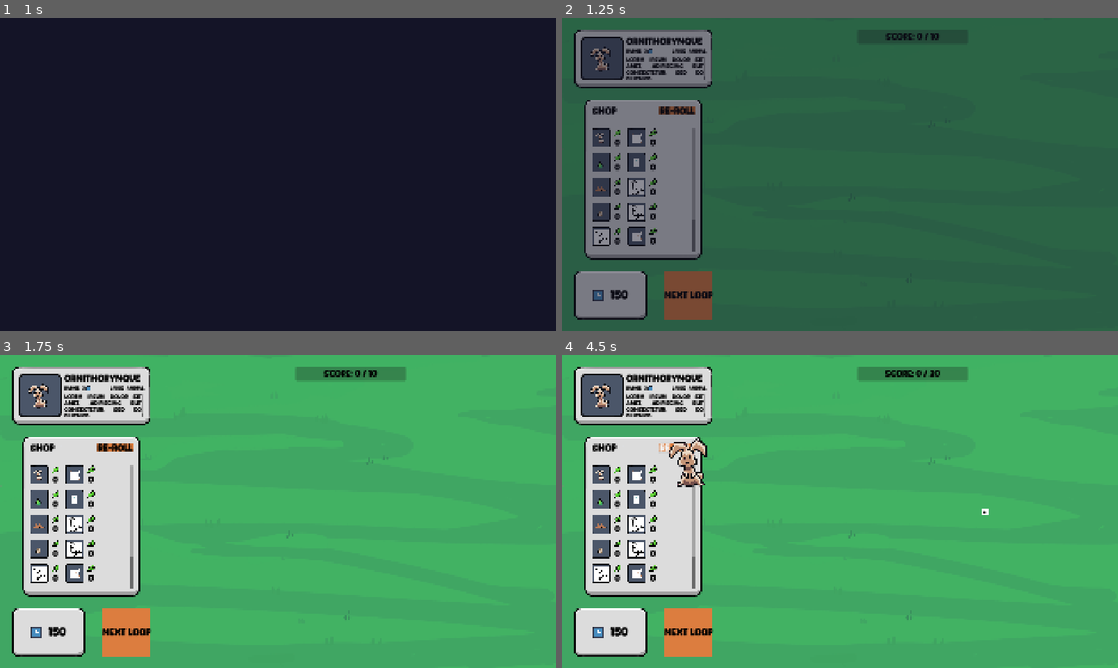
Above: before the commit, frames 1-4 (two rows, left to right).
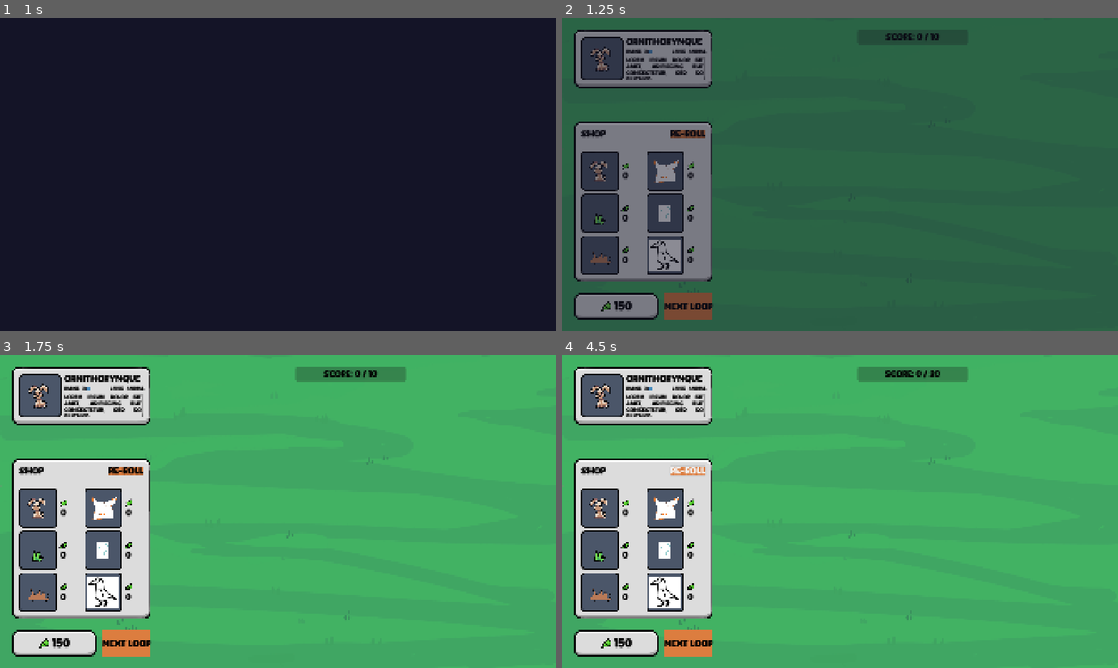
Above: after the commit, the same moments.

Repository: elliotfontaine/gmtk-2025-submission
Game: Godot game, scene res://scenes/main_menu.tscn
The game is run twice, just before and just after one commit, with the same random seed, the same clock (stepped at 60 frames per second) and the same inputs. The engine's default icon, where the game draws it, is replaced by a stand-in: a white triangle on a blue panel in a dark square.
Inputs (mouse positions are in pixels of both pictures, inside the frame that each line leads up to):
- Up to frame 1 (1 s): click "play." at 0.5 s
- Up to frame 2 (1.25 s): no input
- Up to frame 3 (1.75 s): click "Next Loop" at 1.25 s
- Up to frame 4 (4.5 s): click "Next Loop" at 2 s; click "RE-ROLL" at 2.75 s; click (606, 473) at 3.52 s; click "RE-ROLL" at 4.25 s

Frame 1 is identical in both runs. In frame 2, 12% of the frame differs, in the area x 2-27%, y 3-97%; in frame 3, 13%; in frame 4, 13%, in the area x 2-77%, y 3-97%.

Commit message:
feat: improve the grid display in the shop

Diff:
--- a/resources/ui/theme_default.tres
+++ b/resources/ui/theme_default.tres
@@ -8,6 +8,13 @@
 [sub_resource type="StyleBoxFlat" id="StyleBoxFlat_43q72"]
 bg_color = Color(0.861587, 0.490645, 0.248214, 1)
 
+[sub_resource type="StyleBoxLine" id="StyleBoxLine_g5ddp"]
+thickness = 3
+
+[sub_resource type="StyleBoxLine" id="StyleBoxLine_y52cd"]
+thickness = 2
+vertical = true
+
 [resource]
 Button/styles/hover = SubResource("StyleBoxFlat_8yr7r")
 Button/styles/normal = SubResource("StyleBoxFlat_43q72")
@@ -16,6 +23,7 @@
 GridContainer/constants/h_separation = 20
 GridContainer/constants/v_separation = 20
 HBoxContainer/constants/separation = 20
+HSeparator/styles/separator = SubResource("StyleBoxLine_g5ddp")
 MarginContainer/constants/margin_bottom = 40
 MarginContainer/constants/margin_left = 40
 MarginContainer/constants/margin_right = 40
@@ -28,3 +36,4 @@
 RichTextLabel/font_sizes/mono_font_size = 32
 RichTextLabel/font_sizes/normal_font_size = 32
 VBoxContainer/constants/separation = 20
+VSeparator/styles/separator = SubResource("StyleBoxLine_y52cd")
--- a/scenes/ui/shop_item.tscn
+++ b/scenes/ui/shop_item.tscn
@@ -7,14 +7,17 @@
 [sub_resource type="StyleBoxEmpty" id="StyleBoxEmpty_124sy"]
 
 [node name="ShopItem" type="PanelContainer"]
+custom_minimum_size = Vector2(0, 128)
 offset_right = 168.0
 offset_bottom = 128.0
+size_flags_horizontal = 3
+size_flags_vertical = 3
 theme_override_styles/panel = SubResource("StyleBoxEmpty_124sy")
 script = ExtResource("1_124sy")
 
 [node name="HBoxContainer" type="HBoxContainer" parent="."]
 layout_mode = 2
-theme_override_constants/separation = 10
+theme_override_constants/separation = 7
 
 [node name="CreatureBackground" type="TextureRect" parent="HBoxContainer"]
 layout_mode = 2
@@ -59,5 +62,6 @@
 unique_name_in_owner = true
 layout_mode = 2
 mouse_filter = 1
+mouse_default_cursor_shape = 2
 
 [connection signal="pressed" from="TextureButton" to="." method="_on_texture_button_pressed"]
--- a/scenes/ui/shop_panel.gd
+++ b/scenes/ui/shop_panel.gd
@@ -2,8 +2,10 @@
 
 signal floating_creature_asked(species: SpeciesResource)
 
-# debug for the shop means creative mode: you can add stuff for free
-@export var debug: bool = true
+## Creative for the shop means you can add any registered creature for free
+@export var creative: bool = true
+## Should the creature count stop at the 6 first instead of all registered
+@export var stop_at_six: bool = true
 
 @onready var grid_container := %GridContainer
 @onready var sfx_click: AudioStreamPlayer = %SFX_Click
@@ -11,9 +13,9 @@
 const ITEM_SCENE := preload("res://scenes/ui/shop_item.tscn")
 
 func _ready() -> void:
-	clear()
-	if debug:
-		populate_debug_shop()
+	clear_items()
+	if creative:
+		populate_creative_shop()
 
 func _on_item_hovered(item) -> void:
 	# TODO: show "- Price" after currency count
@@ -31,16 +33,20 @@
 func add_shop_item(shop_item: Control) -> void:
 	grid_container.add_child(shop_item)
 
-func clear() -> void:
+func get_shop_items() -> Array[Node]:
+	return grid_container.get_children()
+
+func clear_items() -> void:
 	print_debug("clear")
 	for item in grid_container.get_children():
 		grid_container.remove_child(item)
 		item.queue_free()
 
-func populate_debug_shop() -> void:
+func populate_creative_shop() -> void:
 	print_debug("populate in debug mode")
-	#var species: Array[SpeciesResource] = CreatureDataManager.all_species
 	for id in Constants.SPECIES.values():
+		if stop_at_six and get_shop_items().size() >= 6:
+			break
 		if id == Constants.SPECIES.NONE:
 			continue
 		var species: SpeciesResource = Constants.get_species_by_id(id)
--- a/scenes/ui/shop_panel.tscn
+++ b/scenes/ui/shop_panel.tscn
@@ -13,7 +13,7 @@
 [sub_resource type="StyleBoxEmpty" id="StyleBoxEmpty_wxg4i"]
 
 [node name="ShopPanel" type="PanelContainer"]
-size_flags_horizontal = 4
+custom_minimum_size = Vector2(480, 0)
 script = ExtResource("1_sblsc")
 
 [node name="SFX_Click" type="AudioStreamPlayer" parent="."]
@@ -45,13 +45,16 @@
 layout_mode = 2
 
 [node name="ScrollContainer" type="ScrollContainer" parent="VBoxContainer"]
-custom_minimum_size = Vector2(356, 426)
+custom_minimum_size = Vector2(430, 426)
 layout_mode = 2
 horizontal_scroll_mode = 0
 
 [node name="GridContainer" type="GridContainer" parent="VBoxContainer/ScrollContainer"]
 unique_name_in_owner = true
 layout_mode = 2
+size_flags_horizontal = 3
+size_flags_vertical = 3
+theme_override_constants/v_separation = 10
 columns = 2
 
 [node name="ShopItem" parent="VBoxContainer/ScrollContainer/GridContainer" instance=ExtResource("1_wxg4i")]
@@ -65,7 +68,7 @@
 [node name="ShopItem3" parent="VBoxContainer/ScrollContainer/GridContainer" instance=ExtResource("1_wxg4i")]
 layout_mode = 2
 species = ExtResource("6_qeixu")
-price = 2
+price = 1
 
 [node name="ShopItem4" parent="VBoxContainer/ScrollContainer/GridContainer" instance=ExtResource("1_wxg4i")]
 layout_mode = 2
@@ -74,6 +77,7 @@
 [node name="ShopItem5" parent="VBoxContainer/ScrollContainer/GridContainer" instance=ExtResource("1_wxg4i")]
 layout_mode = 2
 species = ExtResource("8_udh10")
+price = 1077
 
 [node name="ShopItem6" parent="VBoxContainer/ScrollContainer/GridContainer" instance=ExtResource("1_wxg4i")]
 layout_mode = 2
--- a/scenes/world.tscn
+++ b/scenes/world.tscn
@@ -6,8 +6,8 @@
 [ext_resource type="PackedScene" uid="uid://bbetjgrjbsdi8" path="res://scenes/ui/creature_card_panel.tscn" id="2_tlwt5"]
 [ext_resource type="AudioStream" uid="uid://cbwlovwtan8pm" path="res://assets/audio/sfx/Accept.wav" id="3_4mrxx"]
 [ext_resource type="PackedScene" uid="uid://d288g7tvym65q" path="res://scenes/ui/shop_panel.tscn" id="3_aqk2v"]
-[ext_resource type="Texture2D" uid="uid://bps01wgl8tq26" path="res://assets/godot.svg" id="4_aqk2v"]
 [ext_resource type="AudioStream" uid="uid://lqde4vcgctqf" path="res://assets/audio/music/game.mp3" id="7_i7141"]
+[ext_resource type="Texture2D" uid="uid://t4yejuuqutgx" path="res://assets/sprites/ui/money.png" id="8_4mrxx"]
 
 [sub_resource type="StyleBoxEmpty" id="StyleBoxEmpty_tlwt5"]
 
@@ -58,7 +58,6 @@
 layout_mode = 2
 
 [node name="NegativeSpace" type="Panel" parent="UI/MarginContainer/HBoxContainer/LeftSideUI"]
-visible = false
 layout_mode = 2
 size_flags_vertical = 3
 size_flags_stretch_ratio = 10.0
@@ -72,30 +71,23 @@
 
 [node name="CurrencyContainer" type="PanelContainer" parent="UI/MarginContainer/HBoxContainer/LeftSideUI/VBoxContainer"]
 layout_mode = 2
+size_flags_horizontal = 3
 
-[node name="MarginContainer" type="MarginContainer" parent="UI/MarginContainer/HBoxContainer/LeftSideUI/VBoxContainer/CurrencyContainer"]
+[node name="HBoxContainer" type="HBoxContainer" parent="UI/MarginContainer/HBoxContainer/LeftSideUI/VBoxContainer/CurrencyContainer"]
 layout_mode = 2
+theme_override_constants/separation = 7
+alignment = 1
 
-[node name="HBoxContainer" type="HBoxContainer" parent="UI/MarginContainer/HBoxContainer/LeftSideUI/VBoxContainer/CurrencyContainer/MarginContainer"]
+[node name="CurrencySymbol" type="TextureRect" parent="UI/MarginContainer/HBoxContainer/LeftSideUI/VBoxContainer/CurrencyContainer/HBoxContainer"]
 layout_mode = 2
-
-[node name="TextureRect" type="TextureRect" parent="UI/MarginContainer/HBoxContainer/LeftSideUI/VBoxContainer/CurrencyContainer/MarginContainer/HBoxContainer"]
-layout_mode = 2
-texture = ExtResource("4_aqk2v")
+texture = ExtResource("8_4mrxx")
 expand_mode = 3
 
-[node name="Count" type="Label" parent="UI/MarginContainer/HBoxContainer/LeftSideUI/VBoxContainer/CurrencyContainer/MarginContainer/HBoxContainer"]
+[node name="CurrencyCount" type="Label" parent="UI/MarginContainer/HBoxContainer/LeftSideUI/VBoxContainer/CurrencyContainer/HBoxContainer"]
 layout_mode = 2
 theme_override_font_sizes/font_size = 40
 text = "150"
 vertical_alignment = 1
-
-[node name="NegativeSpace" type="Panel" parent="UI/MarginContainer/HBoxContainer/LeftSideUI/VBoxContainer"]
-layout_mode = 2
-size_flags_horizontal = 3
-size_flags_vertical = 3
-size_flags_stretch_ratio = 10.0
-theme_override_styles/panel = SubResource("StyleBoxEmpty_tlwt5")
 
 [node name="NextLoopButton" type="Button" parent="UI/MarginContainer/HBoxContainer/LeftSideUI/VBoxContainer"]
 layout_mode = 2
Not shown: 1 places in resources/ui/theme_default.tres that only renumber resources
